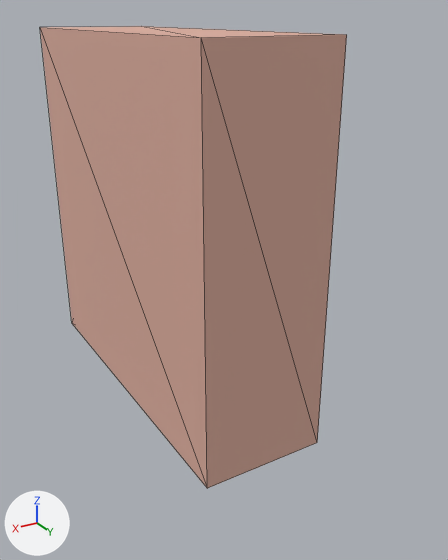
An edit to the glTF model assets/temples-3d/petra_s1.glb, drawn before and after from the same camera.
One viewpoint serves both versions: a 50 mm camera at (5.39, 13.68, 9.35) aimed at (-1.81, 1.69, 3.36). The axes (+X, +Y, +Z) are drawn at lower left. The lights are the same throughout. The picture after the commit comes second. Mesh edges are drawn as thin lines. Vertices at exactly the same position are counted once.

The scene before the commit, as lines of its bpy script (objects in view):
```python
me_cube = bpy.data.meshes.new('Cube')
me_cube.from_pydata(...)  # a box spanning x -2.7..0.3, y -4.5..4.5, z 0.0..9.0
me_cube.materials.append(mat_p_s)  # beige #ddad9e
ob_cube = bpy.data.objects.new('Cube', me_cube)
ob_cube.location = (0.0, 0.0, 0.0)
```
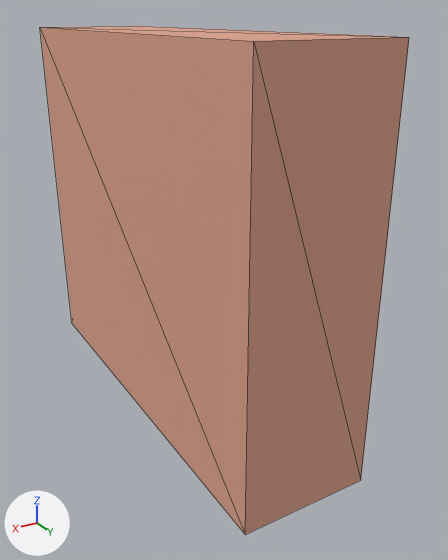
The newer file is also rescaled (x1.111), turned or shifted as a whole; pictures and numbers use the older file's frame.

The change, as a list of edits to the scene's bpy script:
```text
Change me_cube:
    used by ob_cube; location = (0.0, 0.0, 0.0)
    remove me_cube.from_pydata(...)  # 8 vertices, 12 faces; spans x -2.7..0.3, y -4.5..4.5, z 0.0..9.0
    add me_cube.from_pydata(...)  # 8 vertices, 12 faces; spans x -2.7..0.3, y -4.5..6.0, z 0.0..9.0
    me_cube part 1
    me_cube.vertices[0].co: (-2.7, -4.5, 0.0) -> (0.3, -4.5, 0.0)  # not seen -> pixel (71, 323)
    me_cube.vertices[1].co: (-2.7, -4.5, 9.0) -> (0.3, -4.5, 9.0)  # pixel (141, 26) -> pixel (39, 27)
    me_cube.vertices[2].co: (-2.7, 4.5, 0.0) -> (-2.7, -4.5, 0.0)  # pixel (317, 442) -> not seen
    me_cube.vertices[3].co: (-2.7, 4.5, 9.0) -> (-2.7, -4.5, 9.0)  # pixel (346, 34) -> pixel (141, 26)
    me_cube.vertices[4].co: (0.3, -4.5, 0.0) -> (0.3, 6.0, 0.0)  # pixel (71, 323) -> pixel (245, 534)
    me_cube.vertices[5].co: (0.3, -4.5, 9.0) -> (0.3, 6.0, 9.0)  # pixel (39, 27) -> pixel (253, 41)
    me_cube.vertices[6].co: (0.3, 4.5, 0.0) -> (-2.7, 6.0, 0.0)  # pixel (207, 488) -> pixel (360, 480)
    me_cube.vertices[7].co: (0.3, 4.5, 9.0) -> (-2.7, 6.0, 9.0)  # pixel (201, 37) -> pixel (409, 37)
```

What differs and where, as boxes (x1, y1, x2, y2) in the pictures (448 x 560 px):
'Cube', reshaped (20% wider, 10% taller): before (40, 26, 347, 488); after (40, 26, 409, 535)
